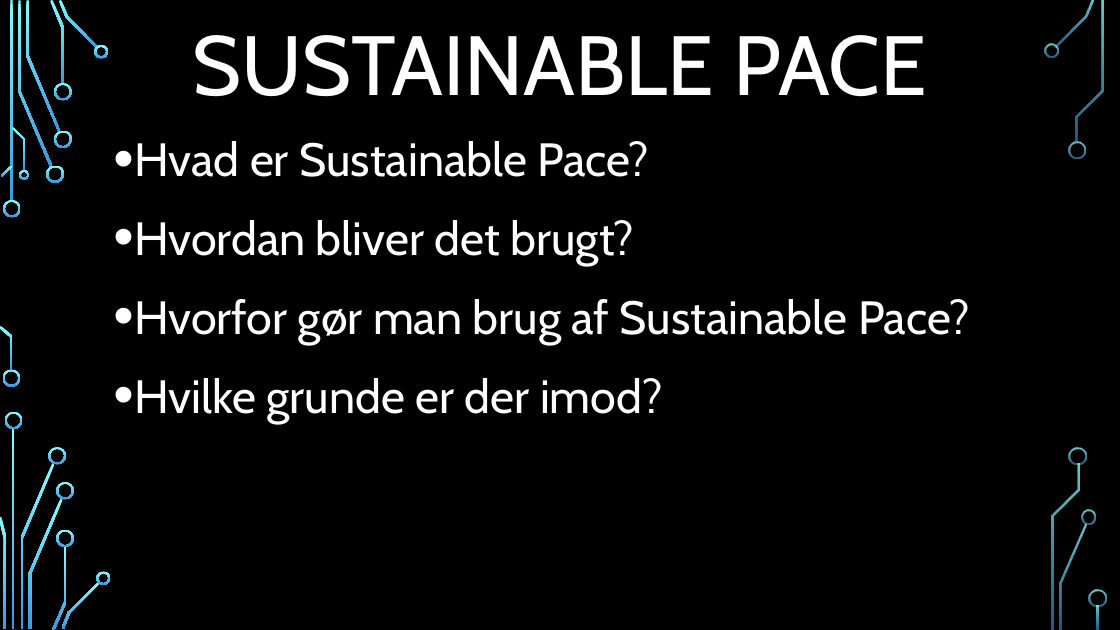
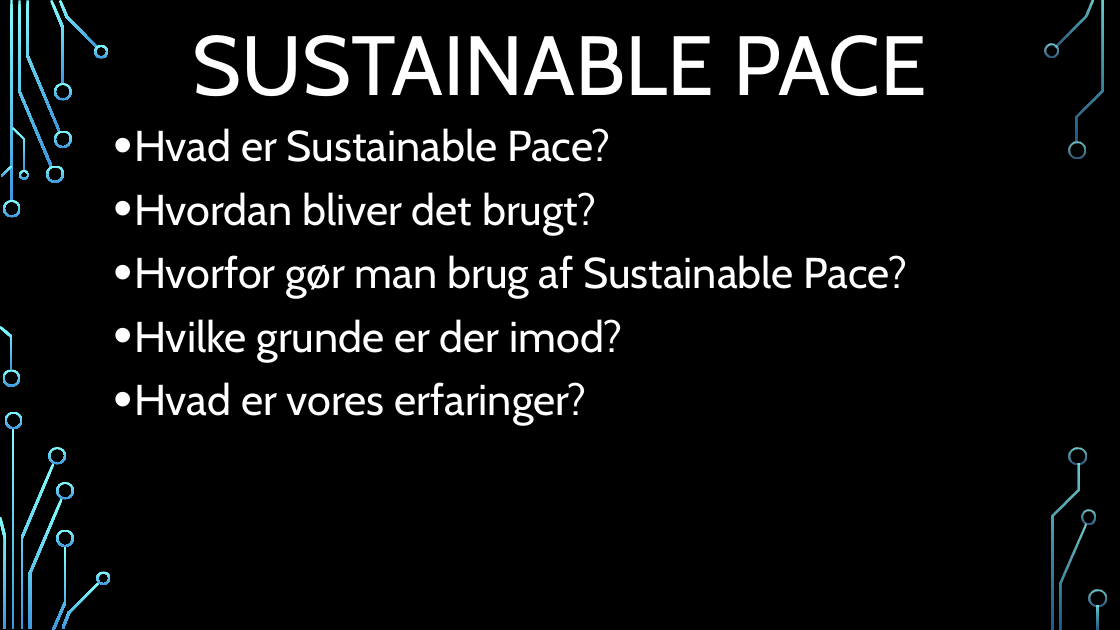
Before and after one commit to AndersSkovNielsen/LightManagement, a slide deck: slide 5 of Eksamen powerpoint.pptx. Drawn at 1120x630 pixels with LibreOffice and Linux fonts; fonts in the diff are those of the drawing; background and template pictures are left out. Boxes give left, top, right and bottom in pixels: in the first picture for what was removed or moved away, otherwise in the second. Text is boxed around its words. In the diff, an @@ line names an element or a change of style, - is before the commit and + after.

```diff
--- a/Eksamen powerpoint.pptx
+++ b/Eksamen powerpoint.pptx
@@ text at [134, 128, 907, 362]: size 40 to 37 pt in "Hvad er Sustainable Pace?", "Hvordan bliver det brugt?", "Hvorfor gør man brug af Sustainable Pace?", "Hvilke grunde er der imod?"; line spacing 1.2 to 1 @@
@@ text at [134, 382, 586, 425]: paragraph added @@
+• Hvad er vores erfaringer?
```
Also in this commit, not shown: 1 other slide changed.
